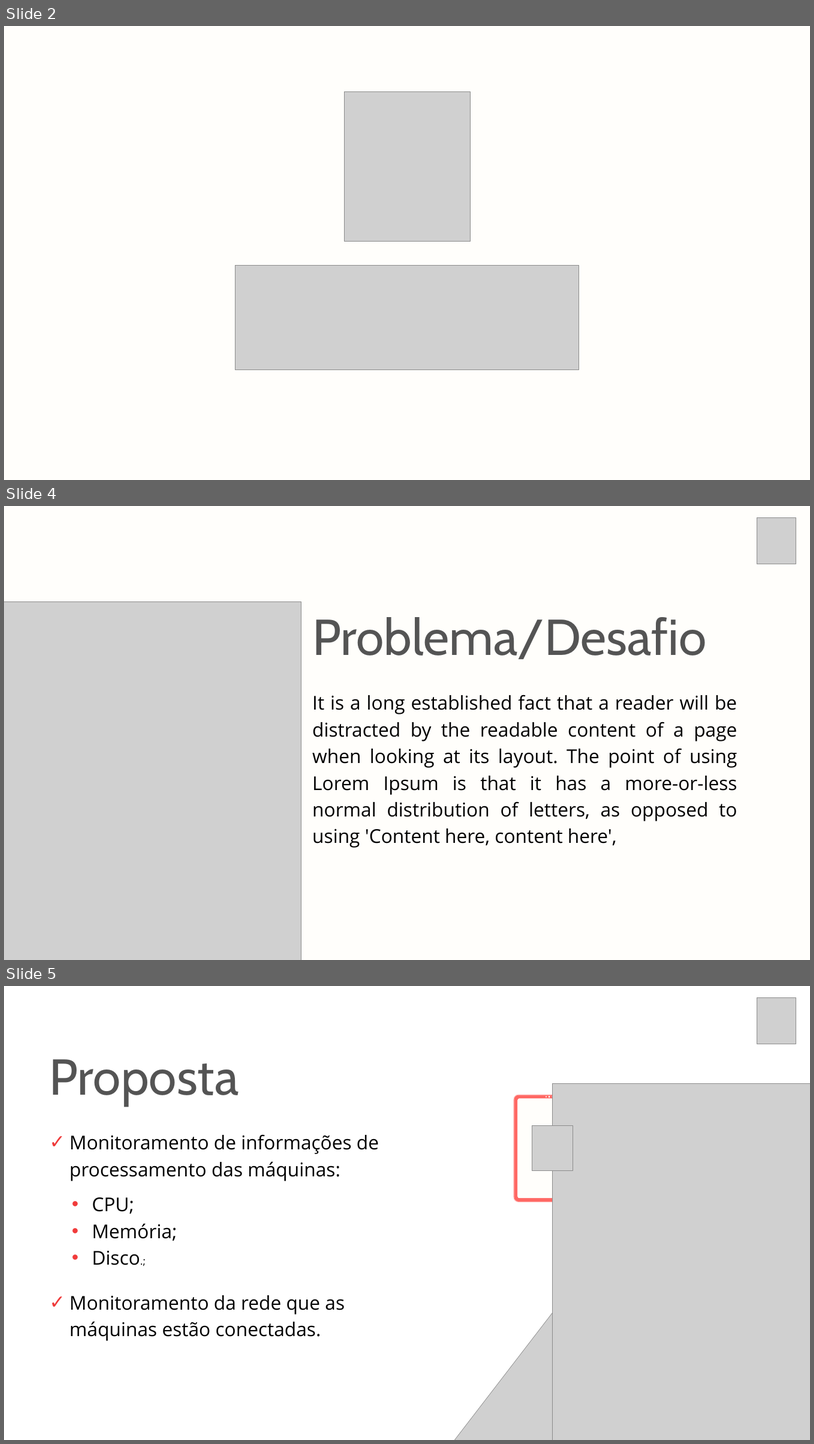
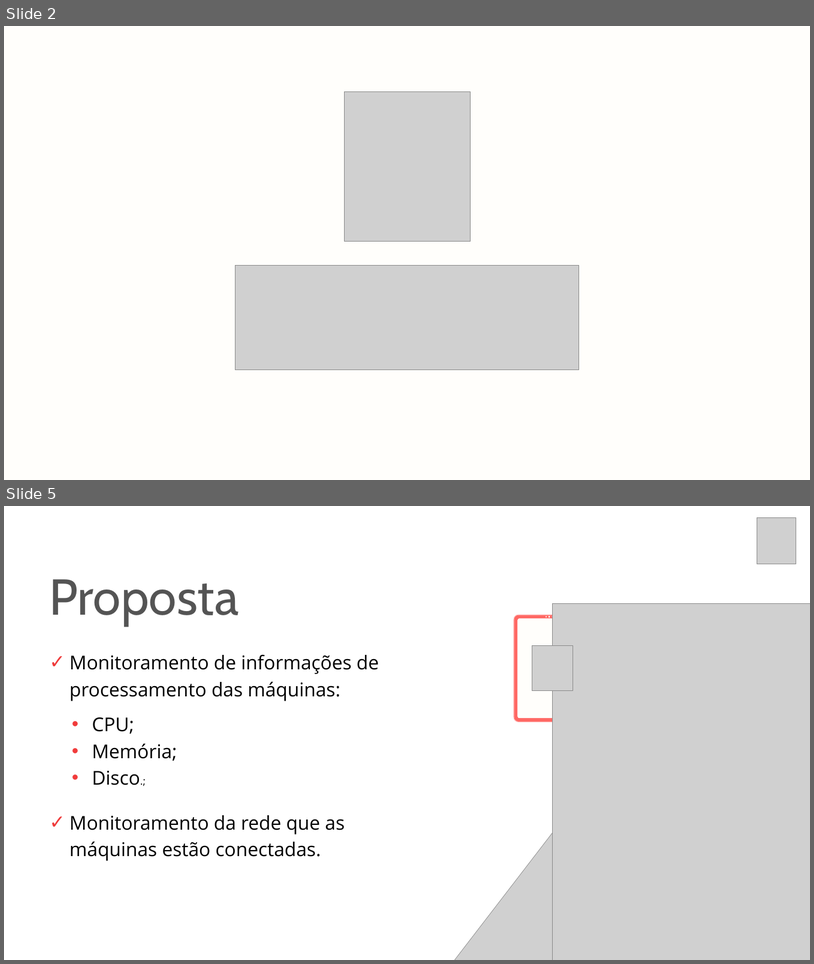
Before and after one commit to christian-raphael/Pyxis, a slide deck: Documentação/Pyxis.pptx. Shown one above the other, each under a label of ours: slides 2, 4 and 5 before the commit, slides 2 and 5 after it; the slides between them are not shown. The pictures are 814x1444 and 814x964 pixels, drawn with LibreOffice and Linux fonts; fonts in the diff are those of the drawing; grey boxes stand for pictures. Boxes give left, top, right and bottom in pixels: in the first picture for what was removed or moved away, otherwise in the second. Text is boxed around its words. In the diff, an @@ line names an element or a change of style, - is before the commit and + after.

```diff
--- a/Documentação/Pyxis.pptx
+++ b/Documentação/Pyxis.pptx
@@ slide 4 removed at <box>4,506,810,960</box>, background #FFFEFB @@
@@ picture removed at <box>757,517,796,564</box> @@
@@ picture removed at <box>4,601,301,960</box> @@
@@ text removed at <box>312,617,707,659</box> @@
-Problema/Desafio
@@ picture removed at <box>4,668,258,960</box> @@
@@ text removed at <box>312,694,737,847</box> @@
-It is a long established fact that a reader will be distracted by the readable content of a page when looking at its layout. The point of using Lorem Ipsum is that it has a more-or-less normal distribution of letters, as opposed to using 'Content here, content here',
```
Also in this commit, not shown: 1 slide changed, 1 slide added, 1 other file.
